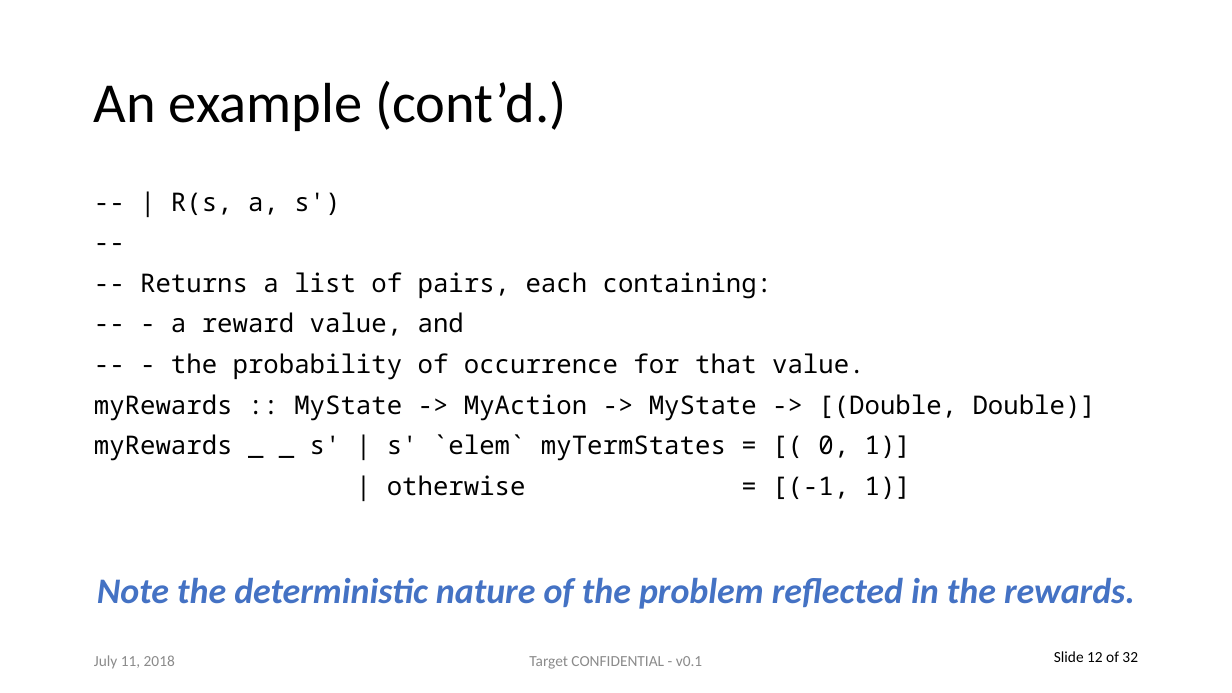
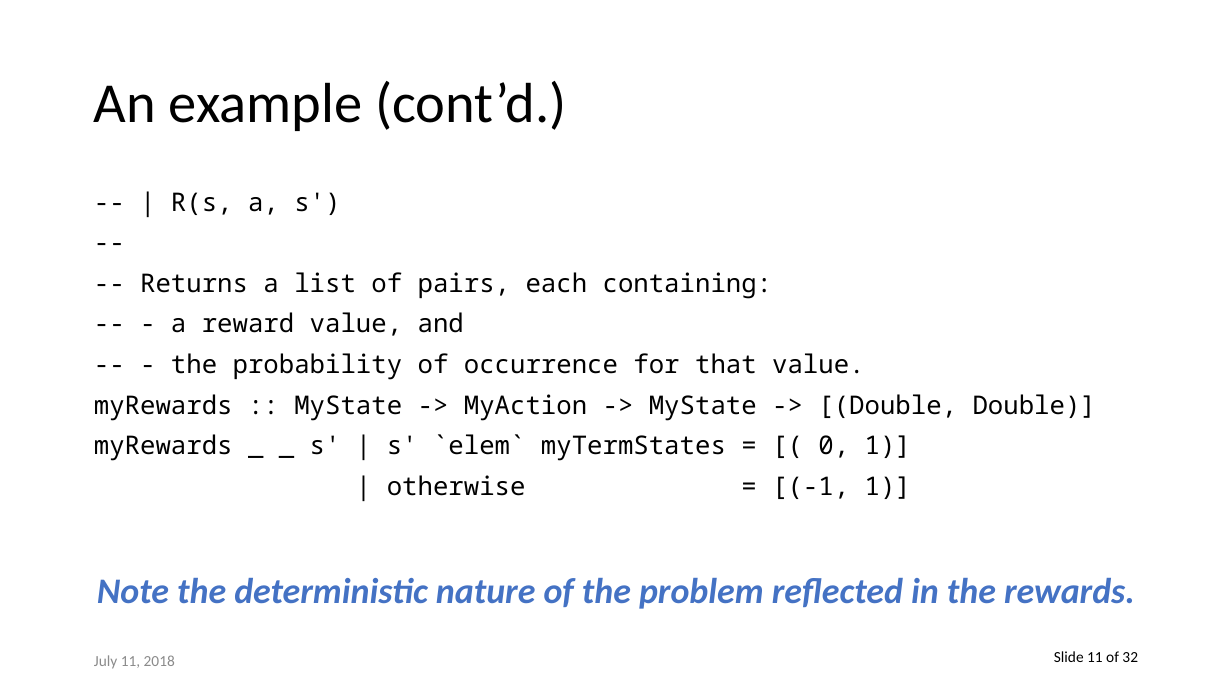
Before and after one commit to capn-freako/haskell-rl, a slide deck: slide 11 of GPI_Announce.pptx (slide 12 before the commit). Drawn at 1232x693 pixels with LibreOffice and Linux fonts; fonts in the diff are those of the drawing. Boxes give left, top, right and bottom in pixels: in the first picture for what was removed or moved away, otherwise in the second. Text is boxed around its words. In the diff, an @@ line names an element or a change of style, - is before the commit and + after.

```diff
--- a/GPI_Announce.pptx
+++ b/GPI_Announce.pptx
@@ text removed at (529, 656, 702, 669) @@
-Target CONFIDENTIAL - v0.1
@@ text at (1054, 651, 1138, 662): text changed @@
-Slide 12 of 32
+Slide 11 of 32
```
Also in this commit, not shown: 28 other slides changed, 3 slides removed, 45 other files.
